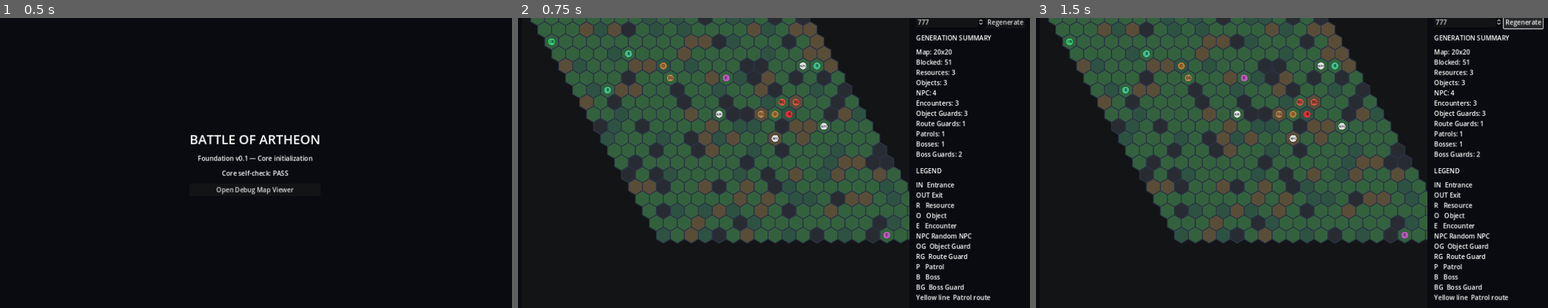
Above: before the commit, frames 1-3 (left to right).
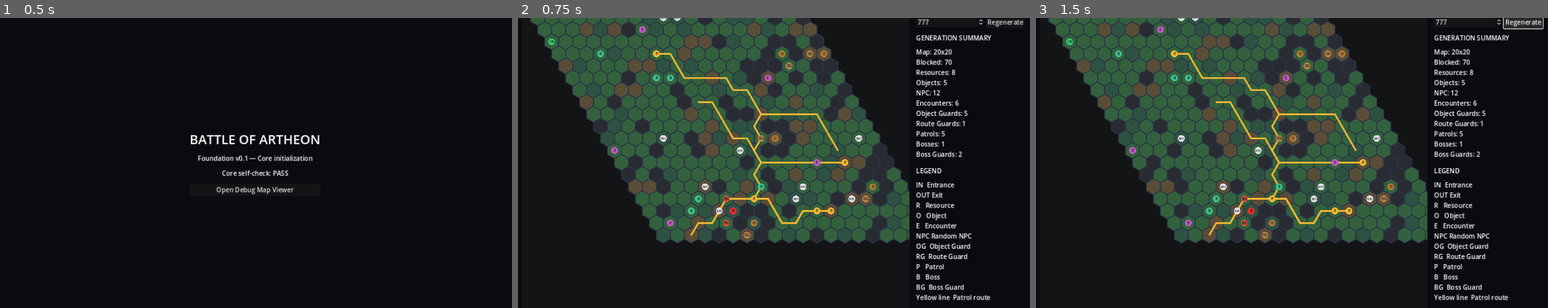
Above: after the commit, the same moments.

Repository: Archoniou1987/Battle-of-Artheon
Game: Godot game, scene res://scenes/main/main.tscn
Two runs of this game, one before a commit and one after it. Both use one fixed random seed, a clock stepped at 60 frames per second and the inputs below.
Inputs:
- Up to frame 1 (0.5 s): no input
- Up to frame 2 (0.75 s): click "Open Debug Map Viewer" at 0.5 s
- Up to frame 3 (1.5 s): click "Regenerate" at 1.25 s

Frame 1 is identical in both runs. In frame 2, 4.0% of the frame differs, in the area x 15-88%, y 0-78%; in frame 3, 4.0%.

Commit message:
Improve map population patrols and guarded object geometry

Diff:
--- a/core/map/location_generator.gd
+++ b/core/map/location_generator.gd
@@ -1,5 +1,13 @@
 class_name LocationGenerator
 extends RefCounted
+
+const SAFE_ENTRANCE_RADIUS:=3
+const BASE_RESOURCES:=8
+const BASE_NPCS:=12
+const BASE_OBJECTS:=5
+const BASE_ENCOUNTERS:=6
+const BASE_PATROLS:=5
+const MIN_PATROL_PATH_CELLS:=8
 
 static func generate(width:int, height:int, seed_value:int = 1)->Dictionary:
 	var safe_width:=maxi(5,width)
@@ -39,68 +47,156 @@
 			elif roll<0.42:
 				map.set_terrain(pos,"rough",1.5)
 	map.mark_visited(entrance)
+
+	# Guarded objects are deliberately built as one-cell dead-end pockets.
+	# The guard occupies the pocket's only passable entrance, so the object
+	# cannot be bypassed geometrically.
+	var object_cells:Array[Vector2i]=[]
+	var guarded_objects:Array[Dictionary]=[]
+	var reserved_guard_cells:Dictionary={}
+	var pocket_candidates:Array[Vector2i]=[]
+	for r in range(safe_height):
+		for q in range(safe_width):
+			var candidate:=Vector2i(q,r)
+			if candidate==entrance or candidate==exit or protected.has(candidate):
+				continue
+			if HexGrid.distance(entrance,candidate)<=SAFE_ENTRANCE_RADIUS+1:
+				continue
+			if map.cell(candidate).is_passable():
+				pocket_candidates.append(candidate)
+	_shuffle_cells(pocket_candidates,rng)
+	for object_pos in pocket_candidates:
+		if object_cells.size()>=BASE_OBJECTS:
+			break
+		var passable_neighbors:Array[Vector2i]=map.neighbors(object_pos,true)
+		if passable_neighbors.is_empty():
+			continue
+		var protected_neighbors:Array[Vector2i]=[]
+		for neighbor in passable_neighbors:
+			if protected.has(neighbor):
+				protected_neighbors.append(neighbor)
+		if protected_neighbors.size()>1:
+			continue
+		var guard_pos:Vector2i=protected_neighbors[0] if protected_neighbors.size()==1 else passable_neighbors[rng.randi_range(0,passable_neighbors.size()-1)]
+		if reserved_guard_cells.has(guard_pos) or HexGrid.distance(entrance,guard_pos)<=SAFE_ENTRANCE_RADIUS:
+			continue
+		var can_shape:=true
+		for neighbor in passable_neighbors:
+			if neighbor==guard_pos:
+				continue
+			if protected.has(neighbor) or neighbor==entrance or neighbor==exit:
+				can_shape=false
+				break
+		if not can_shape:
+			continue
+		for neighbor in passable_neighbors:
+			if neighbor!=guard_pos:
+				map.set_obstacle(neighbor,"object_pocket_wall",true)
+		var access:=HexPathfinder.new().find_path(map,entrance,guard_pos)
+		if not bool(access.get("ok",false)):
+			for neighbor in passable_neighbors:
+				if neighbor!=guard_pos:
+					map.set_obstacle(neighbor,"",false)
+			continue
+		var object_id:="GEN_OBJECT_%02d"%object_cells.size()
+		var guard_id:="GEN_GUARD_%02d"%guarded_objects.size()
+		map.add_object(object_id,object_pos)
+		map.place_entity(guard_id,guard_pos)
+		object_cells.append(object_pos)
+		reserved_guard_cells[guard_pos]=true
+		guarded_objects.append({"object_pos":object_pos,"guard_pos":guard_pos,"guard_id":guard_id})
+
 	var content_cells:Array[Vector2i]=[]
 	for r in range(safe_height):
 		for q in range(safe_width):
 			var content_pos:=Vector2i(q,r)
-			if content_pos!=entrance and content_pos!=exit and map.cell(content_pos).is_passable():
+			if content_pos==entrance or content_pos==exit or object_cells.has(content_pos) or reserved_guard_cells.has(content_pos):
+				continue
+			if map.cell(content_pos).is_passable():
 				content_cells.append(content_pos)
-	for i in range(content_cells.size()-1,0,-1):
-		var j:=rng.randi_range(0,i)
-		var swap:=content_cells[i]
-		content_cells[i]=content_cells[j]
-		content_cells[j]=swap
+	_shuffle_cells(content_cells,rng)
+
 	var resource_cells:Array[Vector2i]=[]
 	var npc_cells:Array[Vector2i]=[]
-	var object_cells:Array[Vector2i]=[]
 	var encounter_cells:Array[Vector2i]=[]
-	for i in range(mini(3,content_cells.size())):
-		resource_cells.append(content_cells.pop_back())
-	for i in range(mini(4,content_cells.size())):
-		npc_cells.append(content_cells.pop_back())
-	for i in range(mini(3,content_cells.size())):
-		object_cells.append(content_cells.pop_back())
-	for i in range(mini(3,content_cells.size())):
-		encounter_cells.append(content_cells.pop_back())
+	_take_safe_cells(resource_cells,content_cells,BASE_RESOURCES,entrance,0)
+	_take_safe_cells(npc_cells,content_cells,BASE_NPCS,entrance,SAFE_ENTRANCE_RADIUS)
+	_take_safe_cells(encounter_cells,content_cells,BASE_ENCOUNTERS,entrance,SAFE_ENTRANCE_RADIUS)
 	for i in range(resource_cells.size()):
 		var area:=MapArea.new("GEN_RESOURCE_%02d"%i,"resource",1,"common",1.0,60.0)
 		map.add_area(area,[resource_cells[i]])
-	for i in range(object_cells.size()):
-		map.add_object("GEN_OBJECT_%02d"%i,object_cells[i])
 	for i in range(npc_cells.size()):
 		map.place_entity("GEN_NPC_%02d"%i,npc_cells[i])
 	var encounter_service:=HexEncounterService.new()
 	for i in range(encounter_cells.size()):
 		var encounter:=HexEncounter.new("GEN_ENCOUNTER_%02d"%i,HexEncounter.TRIGGER_ENTER,"damage",{"amount":1},true)
 		encounter_service.add_encounter(encounter,encounter_cells[i],map)
+
 	var route_guards:Array[Dictionary]=[]
 	var route_candidates:Array[Vector2i]=[]
 	for route_pos in guaranteed_path:
-		if route_pos!=entrance and route_pos!=exit and not npc_cells.has(route_pos):
+		if route_pos!=entrance and route_pos!=exit and HexGrid.distance(entrance,route_pos)>SAFE_ENTRANCE_RADIUS and map.entities_at(route_pos).is_empty():
 			route_candidates.append(route_pos)
 	if not route_candidates.is_empty():
 		var guard_pos:=route_candidates[rng.randi_range(0,route_candidates.size()-1)]
 		var guard_id:="GEN_ROUTE_GUARD_00"
 		if map.place_entity(guard_id,guard_pos):
 			route_guards.append({"guard_id":guard_id,"guard_pos":guard_pos})
+
 	var patrols:Array[Dictionary]=[]
-	var patrol_candidates:Array[Vector2i]=[]
-	for patrol_pos in content_cells:
-		if not npc_cells.has(patrol_pos):
-			patrol_candidates.append(patrol_pos)
-	if patrol_candidates.size()>=2:
-		var patrol_start:Vector2i=patrol_candidates.pop_back()
-		var patrol_goal:Vector2i=patrol_candidates[rng.randi_range(0,patrol_candidates.size()-1)]
-		var patrol_result:Dictionary=HexPathfinder.new().find_path(map,patrol_start,patrol_goal)
-		var patrol_path:Array=patrol_result.get("path",[])
-		if bool(patrol_result.get("ok",false)) and patrol_path.size()>=2:
-			var patrol_id:="GEN_PATROL_00"
-			if map.place_entity(patrol_id,patrol_start):
-				patrols.append({"patrol_id":patrol_id,"start":patrol_start,"goal":patrol_goal,"path":patrol_path})
+	var patrol_starts:=content_cells.duplicate()
+	_shuffle_cells(patrol_starts,rng)
+	var patrol_attempts:=0
+	while patrols.size()<BASE_PATROLS and not patrol_starts.is_empty() and patrol_attempts<200:
+		patrol_attempts+=1
+		var patrol_start:Vector2i=patrol_starts.pop_back()
+		if HexGrid.distance(entrance,patrol_start)<=SAFE_ENTRANCE_RADIUS or not map.entities_at(patrol_start).is_empty():
+			continue
+		var goals:=content_cells.duplicate()
+		_shuffle_cells(goals,rng)
+		var chosen_path:Array=[]
+		var chosen_goal:=patrol_start
+		for patrol_goal in goals:
+			if patrol_goal==patrol_start or HexGrid.distance(entrance,patrol_goal)<=SAFE_ENTRANCE_RADIUS:
+				continue
+			var patrol_result:Dictionary=HexPathfinder.new().find_path(map,patrol_start,patrol_goal)
+			var candidate_path:Array=patrol_result.get("path",[])
+			if not bool(patrol_result.get("ok",false)) or candidate_path.size()<MIN_PATROL_PATH_CELLS:
+				continue
+			var safe_path:=true
+			for step in candidate_path:
+				if HexGrid.distance(entrance,step)<=SAFE_ENTRANCE_RADIUS:
+					safe_path=false
+					break
+			if not safe_path:
+				continue
+			chosen_path=candidate_path
+			chosen_goal=patrol_goal
+			break
+		if chosen_path.is_empty():
+			continue
+		var patrol_id:="GEN_PATROL_%02d"%patrols.size()
+		if not map.place_entity(patrol_id,patrol_start):
+			continue
+		var pause_points:Array[Dictionary]=[]
+		pause_points.append({"path_index":0,"pause_seconds":rng.randf_range(2.0,5.0)})
+		if chosen_path.size()>=6:
+			var middle_index:=rng.randi_range(2,chosen_path.size()-3)
+			pause_points.append({"path_index":middle_index,"pause_seconds":rng.randf_range(1.5,4.0)})
+		pause_points.append({"path_index":chosen_path.size()-1,"pause_seconds":rng.randf_range(2.0,5.0)})
+		patrols.append({
+			"patrol_id":patrol_id,
+			"start":patrol_start,
+			"goal":chosen_goal,
+			"path":chosen_path,
+			"movement_mode":"ping_pong",
+			"pause_points":pause_points
+		})
+
 	var boss_groups:Array[Dictionary]=[]
 	var boss_candidates:Array[Vector2i]=[]
 	for boss_candidate in content_cells:
-		if map.entities_at(boss_candidate).is_empty():
+		if HexGrid.distance(entrance,boss_candidate)>SAFE_ENTRANCE_RADIUS and map.entities_at(boss_candidate).is_empty():
 			boss_candidates.append(boss_candidate)
 	while not boss_candidates.is_empty() and boss_groups.is_empty():
 		var boss_index:int=rng.randi_range(0,boss_candidates.size()-1)
@@ -112,15 +208,11 @@
 		var guard_ids:Array[String]=[]
 		var guard_positions:Array[Vector2i]=[]
 		var boss_neighbors:Array[Vector2i]=map.neighbors(boss_pos,true)
-		for i in range(boss_neighbors.size()-1,0,-1):
-			var j:int=rng.randi_range(0,i)
-			var swap:Vector2i=boss_neighbors[i]
-			boss_neighbors[i]=boss_neighbors[j]
-			boss_neighbors[j]=swap
+		_shuffle_cells(boss_neighbors,rng)
 		for guard_pos in boss_neighbors:
 			if guard_ids.size()>=2:
 				break
-			if guard_pos==entrance or guard_pos==exit or not map.entities_at(guard_pos).is_empty():
+			if guard_pos==entrance or guard_pos==exit or HexGrid.distance(entrance,guard_pos)<=SAFE_ENTRANCE_RADIUS or not map.entities_at(guard_pos).is_empty():
 				continue
 			var guard_id:="GEN_BOSS_GUARD_%02d"%guard_ids.size()
 			if map.place_entity(guard_id,guard_pos):
@@ -132,18 +224,27 @@
 		var boss_encounter:=HexEncounter.new(encounter_id,HexEncounter.TRIGGER_ENTER,"combat",{"group_id":"GEN_BOSS_GROUP_00","boss_id":boss_id,"member_ids":member_ids},true)
 		if encounter_service.add_encounter(boss_encounter,boss_pos,map):
 			boss_groups.append({"group_id":"GEN_BOSS_GROUP_00","encounter_id":encounter_id,"boss_id":boss_id,"boss_pos":boss_pos,"guard_ids":guard_ids,"guard_positions":guard_positions,"member_ids":member_ids})
-	var guarded_objects:Array[Dictionary]=[]
-	var reserved_guard_cells:Dictionary={}
-	for object_pos in object_cells:
-		var candidates:Array[Vector2i]=[]
-		for neighbor in map.neighbors(object_pos,true):
-			if neighbor!=entrance and neighbor!=exit and not reserved_guard_cells.has(neighbor) and map.entities_at(neighbor).is_empty():
-				candidates.append(neighbor)
-		if candidates.is_empty():
-			continue
-		var guard_pos:=candidates[rng.randi_range(0,candidates.size()-1)]
-		var guard_id:="GEN_GUARD_%02d"%guarded_objects.size()
-		if map.place_entity(guard_id,guard_pos):
-			reserved_guard_cells[guard_pos]=true
-			guarded_objects.append({"object_pos":object_pos,"guard_pos":guard_pos,"guard_id":guard_id})
-	return {"map":map,"entrance":entrance,"exit":exit,"seed":seed_value,"guaranteed_path":guaranteed_path,"resource_cells":resource_cells,"npc_cells":npc_cells,"object_cells":object_cells,"encounter_cells":encounter_cells,"encounter_service":encounter_service,"guarded_objects":guarded_objects,"route_guards":route_guards,"patrols":patrols,"boss_groups":boss_groups}
+
+	return {
+		"map":map,"entrance":entrance,"exit":exit,"seed":seed_value,
+		"guaranteed_path":guaranteed_path,"resource_cells":resource_cells,"npc_cells":npc_cells,
+		"object_cells":object_cells,"encounter_cells":encounter_cells,"encounter_service":encounter_service,
+		"guarded_objects":guarded_objects,"route_guards":route_guards,"patrols":patrols,"boss_groups":boss_groups,
+		"safe_entrance_radius":SAFE_ENTRANCE_RADIUS
+	}
+
+static func _shuffle_cells(cells:Array, rng:RandomNumberGenerator)->void:
+	for i in range(cells.size()-1,0,-1):
+		var j:=rng.randi_range(0,i)
+		var swap=cells[i]
+		cells[i]=cells[j]
+		cells[j]=swap
+
+static func _take_safe_cells(target:Array[Vector2i], source:Array[Vector2i], count:int, entrance:Vector2i, danger_radius:int)->void:
+	var i:=source.size()-1
+	while i>=0 and target.size()<count:
+		var pos:Vector2i=source[i]
+		if HexGrid.distance(entrance,pos)>danger_radius:
+			target.append(pos)
+			source.remove_at(i)
+		i-=1
